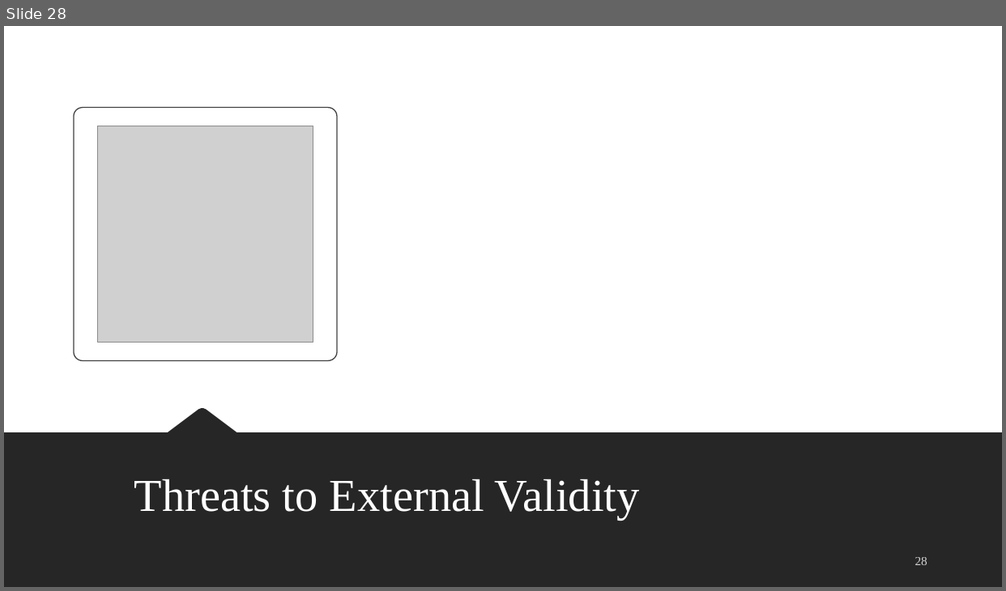
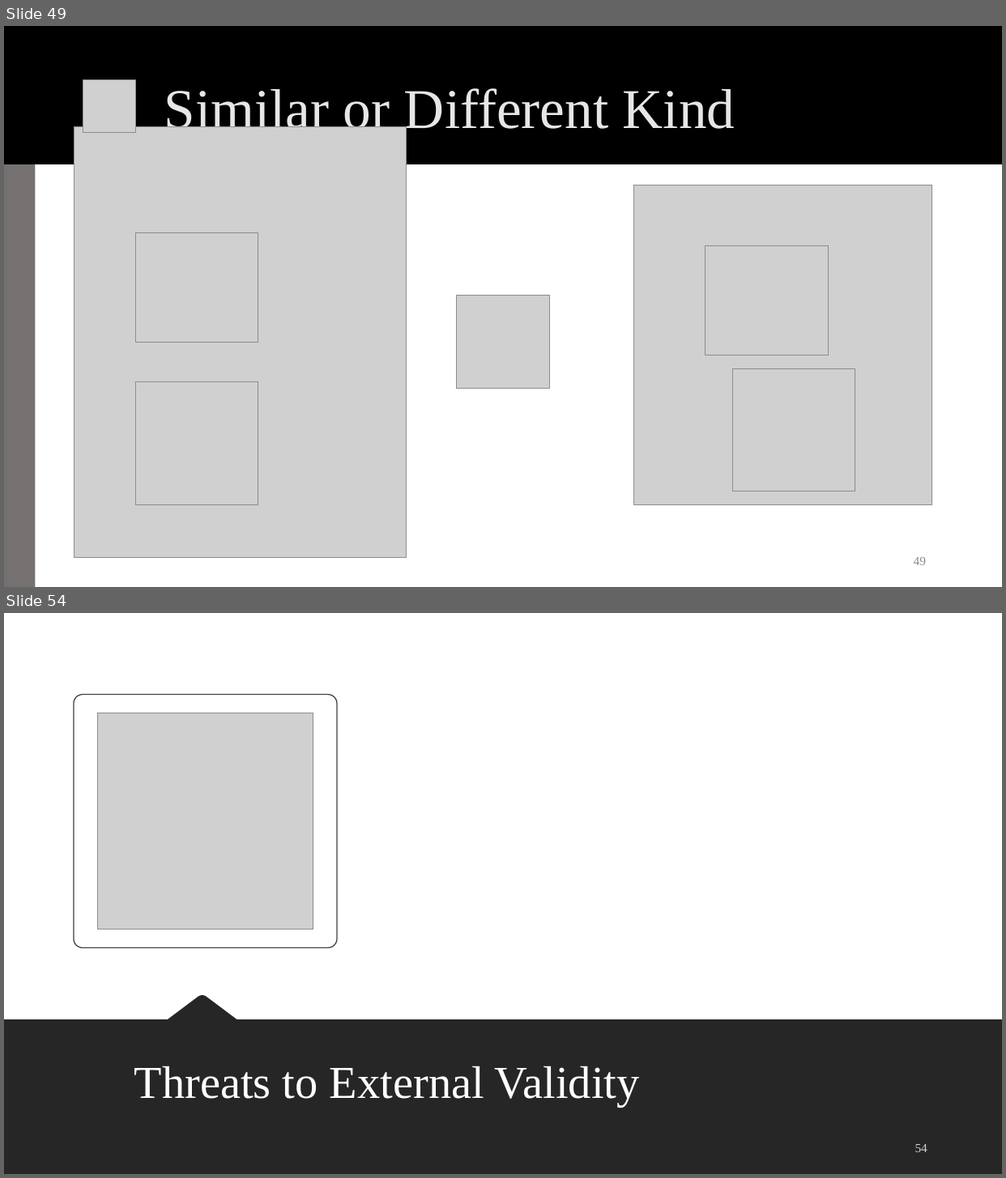
Before and after one commit to rossdahlke/course_writings, a slide deck: stanford_comm_318/week_03/week_03_scc.pptx. Shown one above the other, each under a label of ours: slide 28 before the commit, slides 49 and 54 after it; the slides between them are not shown. The pictures are 1006x591 and 1006x1178 pixels, drawn with LibreOffice and Linux fonts; fonts in the diff are those of the drawing; grey boxes stand for pictures; background and template pictures are left out. Boxes give left, top, right and bottom in pixels: in the first picture for what was removed or moved away, otherwise in the second. Text is boxed around its words. In the diff, an @@ line names an element or a change of style, - is before the commit and + after.

```diff
--- a/stanford_comm_318/week_03/week_03_scc.pptx
+++ b/stanford_comm_318/week_03/week_03_scc.pptx
@@ slide 49 added at <box>4,26,1002,587</box>, background #FFFFFF; not listed: 2 template elements that a slide beside it also shows @@
@@ picture added at <box>83,80,135,132</box> @@
@@ title added at <box>164,88,735,139</box>, 54 pt, text #E7E6E6 @@
+Similar or Different Kind
@@ picture added at <box>74,127,407,557</box> @@
@@ picture added at <box>633,186,932,506</box> @@
@@ picture added at <box>136,233,258,342</box> @@
@@ picture added at <box>705,246,829,356</box> @@
@@ picture added at <box>456,296,550,389</box> @@
@@ picture added at <box>136,382,258,506</box> @@
@@ picture added at <box>732,369,855,492</box> @@
@@ page number added at <box>914,557,926,565</box>, 12 pt, text #8C8C8C @@
+49
@@ what was slide 28 is now slide 54 @@
@@ page number at <box>915,1144,927,1152</box>: text changed @@
-28
+54
```
Also in this commit, not shown: 8 slides changed, 33 other slides added, 8 slides removed, 1 other file.
